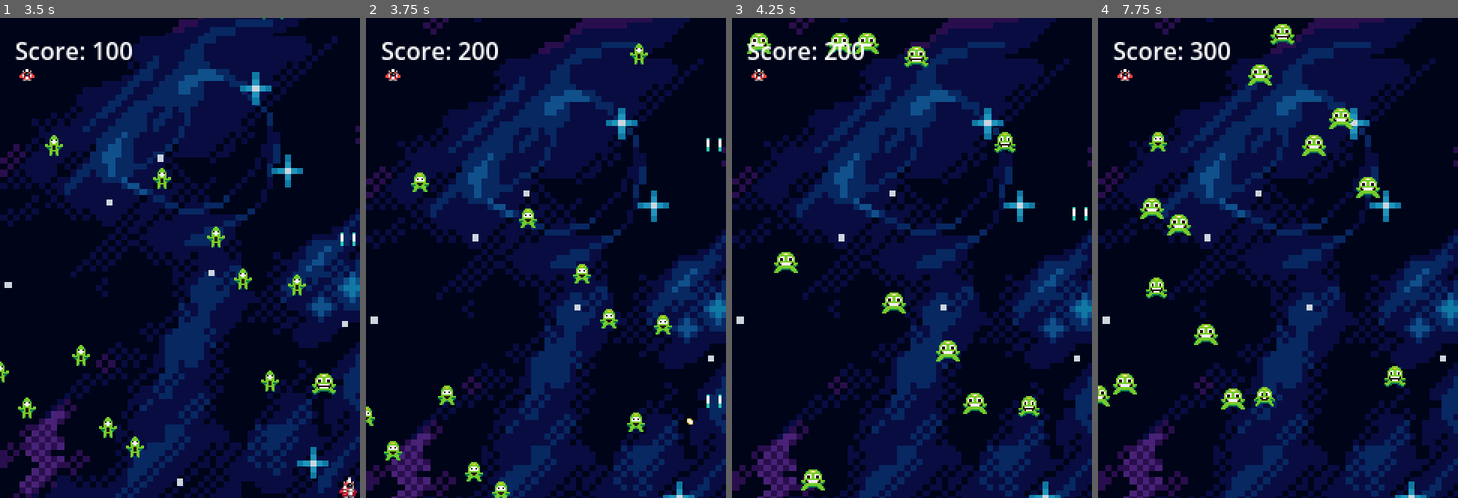
Above: before the commit, frames 1-4 (left to right).
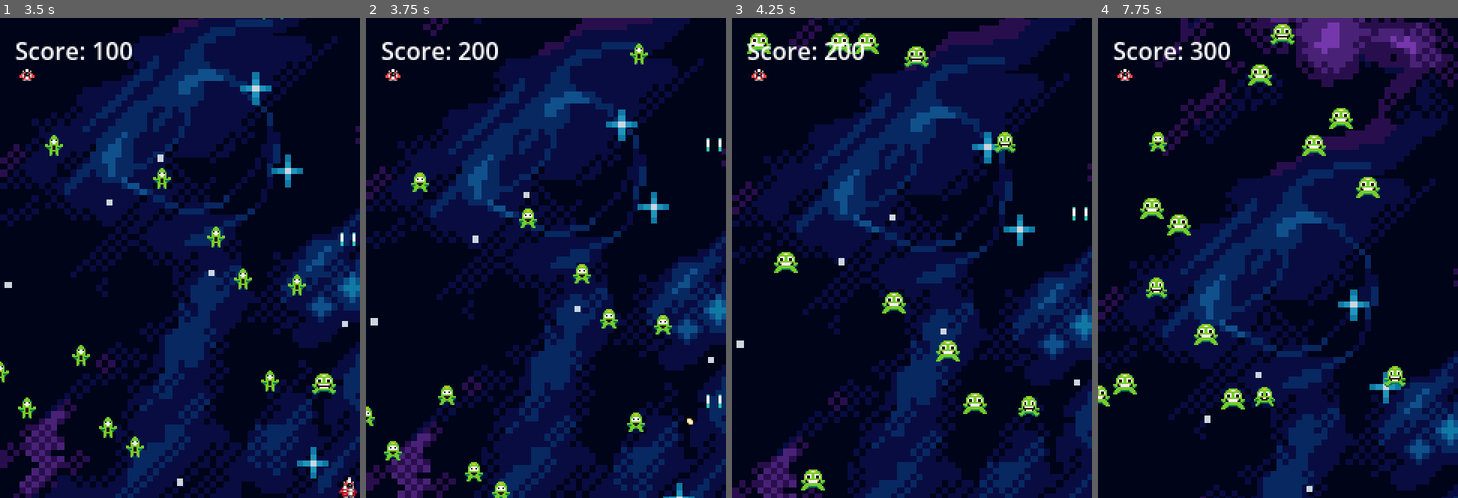
Above: after the commit, the same moments.

Repository: HouZenKai/ShooterCarnival
Game: Godot game, scene res://scenes/ui/main_menu.tscn
Two runs of this game, one before a commit and one after it. Both use one fixed random seed, a clock stepped at 60 frames per second and the inputs below.
Inputs:
- Up to frame 1 (3.5 s): click "Play" at 0.5 s; hold D (move_right) 1.28-2.03 s; tap Space (shoot) at 1.35, 2.1, 2.85 s; hold S (move_down) 2.03-2.78 s; hold D (move_right) from 2.78 s (still down)
- Up to frame 2 (3.75 s): release D (move_right) at 3.53 s; hold W (move_up) from 3.53 s (still down); tap Space (shoot) at 3.6 s
- Up to frame 3 (4.25 s): keep holding W (move_up)
- Up to frame 4 (7.75 s): release W (move_up) at 4.28 s; hold A (move_left) 4.28-5.78 s; tap Space (shoot) every 0.75 s from 4.35 to 7.35 s; hold S (move_down) 5.78-6.53 s; hold D (move_right) 6.53-7.28 s; hold W (move_up) from 7.28 s (still down)

Frame 1 is identical in both runs. In frame 2, 4.9% of the frame differs, in the area x 0-100%, y 0-100%; in frame 3, 34%; in frame 4, 58%.
Error after the commit: Invalid call. Nonexistent function 'transition_to_scene' in base 'Nil'. (res://scenes/stages/stage_01.gd:50)

Commit message:
Implement Game Over Scene with statistics (#149)
* #71 Add player death handling and Game Over scene

Introduce PLAYER_DIED messaging and Game Over flow:
- add MessageType.PLAYER_DIED and a PlayerDeath payload;
- update RedShip to disable collision, stop processing, hide itself and publish a PlayerDeath message on death.

Stage01 now subscribes to PLAYER_DIED, exports a game_over_scene_path, and transitions to the Game Over scene after a short delay when the local player dies. Add a new Game Over scene and script with Retry and Exit actions.

* #71 Add GameStats tracking and show on Game Over

Introduce a new GameStats singleton script to track score and enemies_defeated (subscribes to CombatBus ENEMY_DIED and updates counts, with a reset() method).

Hook GameStats.reset() into stage_01._ready so stats are cleared when a stage starts. Add UI support:
- game_over.gd now formats and displays GameStats properties in a new LabelStats node in the Game Over scene, and the VBox separation was adjusted for layout.

* #71 PlayerDeath payload changed

Refactor MessagePayload.PlayerDeath to carry player_id and final_position instead of a Node reference.
Update red_ship to export player_id and publish the new payload (player_id, position) when dying.
Remove the player-node equality check in stage_01's death handler so the game over flow executes based on the death message (after the existing delay).
This decouples death messages from direct Node references and helps safer messaging/multiplayer scenarios.

* #71 Add Scene Transition Manager as an Autoload

Introduce a SceneTransition CanvasLayer that provides fade_in, fade_out and transition_to_scene helpers using an AnimationPlayer and ColorRect.

Update stage_01.gd to add an exported death_delay and replace the direct get_tree().change_scene_to_file call with SceneTransition.transition_to_scene, and use death_delay for the post-death wait.

* #71 Add get_display_stats and integrate in Game Over

Register GameStats as an autoload and refactor how end-of-game stats are produced and displayed.
- game_stats.gd now exposes get_display_stats() which returns an array of dictionaries ({label, value, format}) for each stat;
- game_over.gd was updated to consume that list instead of reflecting on script properties and to build the formatted label text.

Diff:
--- a/src/components/messages/message_bus.gd
+++ b/src/components/messages/message_bus.gd
@@ -58,6 +58,7 @@
 	ENEMY_DAMAGED = 1, # MessagePayload.EnemyDamage
 	ENEMY_DIED, # MessagePayload.EnemyDeath
 	PLAYER_DAMAGED, # MessagePayload.PlayerDamage
+	PLAYER_DIED, # MessagePayload.PlayerDeath
 }
 
 ## Internal class to hold signals for message types.
--- a/src/components/messages/message_payload.gd
+++ b/src/components/messages/message_payload.gd
@@ -26,3 +26,12 @@
 
 	func _init(theDamage:int) -> void:
 		self.damage = theDamage
+
+class PlayerDeath extends MessagePayload:
+## Payload for when the player dies (MessageType.PLAYER_DIED).
+	var player_id: int
+	var final_position: Vector2
+
+	func _init(thePlayerId: int, position: Vector2 = Vector2.ZERO) -> void:
+		self.player_id = thePlayerId
+		self.final_position = position
--- a/src/entities/ships/red_ship/red_ship.gd
+++ b/src/entities/ships/red_ship/red_ship.gd
@@ -1,10 +1,12 @@
 extends Area2D
 
+@export var player_id: int = 1
 @export var speed: float = 200.0 # Movement setting
 @export var bullet_scene: PackedScene = preload("res://entities/bullets/double_bullet/double_bullet.tscn")
 @export var health: HealthComponent = null
 
 @onready var screen_rect: Vector2 = get_viewport_rect().size
+@onready var collision_shape: CollisionShape2D = $CollisionShape2D
 
 
 var half_size: Vector2 = Vector2.ZERO
@@ -81,5 +83,13 @@
 func _on_health_component_died() -> void:
 	# For now, destroy the player on any hit
 	# print_debug("Player died!")
-	queue_free()
-	can_shoot = false
+
+	# Disable and hide the player
+	collision_shape.set_deferred("disabled", true)
+	set_process(false)
+	set_physics_process(false)
+	hide()
+
+	# Send message "Player Died" to the event bus
+	var death_payload = MessagePayload.PlayerDeath.new(player_id, position)
+	GlobalUtils.CombatBus.publish(GlobalUtils.CombatBus.MessageType.PLAYER_DIED, death_payload)
--- a/src/entities/ships/red_ship/red_ship.tscn
+++ b/src/entities/ships/red_ship/red_ship.tscn
@@ -71,30 +71,30 @@
 [sub_resource type="RectangleShape2D" id="RectangleShape2D_dovo2"]
 size = Vector2(16, 14)
 
-[node name="RedShip" type="Area2D" node_paths=PackedStringArray("health")]
+[node name="RedShip" type="Area2D" unique_id=1166427432 node_paths=PackedStringArray("health")]
 script = ExtResource("1_oa7yu")
 health = NodePath("HealthComponent")
 
-[node name="Ship" type="Sprite2D" parent="."]
+[node name="Ship" type="Sprite2D" parent="." unique_id=1328430078]
 texture = ExtResource("2_dovo2")
 hframes = 3
 frame = 1
 
-[node name="Boosters" type="AnimatedSprite2D" parent="Ship"]
+[node name="Boosters" type="AnimatedSprite2D" parent="Ship" unique_id=1980221638]
 position = Vector2(0, 15)
 sprite_frames = SubResource("SpriteFrames_ugbui")
 animation = &"forward"
 autoplay = "forward"
 frame_progress = 0.07913757
 
-[node name="CollisionShape2D" type="CollisionShape2D" parent="."]
+[node name="CollisionShape2D" type="CollisionShape2D" parent="." unique_id=1355832994]
 shape = SubResource("RectangleShape2D_dovo2")
 
-[node name="HealthComponent" type="Node2D" parent="."]
+[node name="HealthComponent" type="Node2D" parent="." unique_id=45702821]
 script = ExtResource("6_oa7yu")
 metadata/_custom_type_script = "uid://cl1s114edr1v3"
 
-[node name="Shoot" type="AudioStreamPlayer" parent="."]
+[node name="Shoot" type="AudioStreamPlayer" parent="." unique_id=1431412996]
 stream = ExtResource("7_elbwk")
 
 [connection signal="died" from="HealthComponent" to="." method="_on_health_component_died"]
--- a/src/project.godot
+++ b/src/project.godot
@@ -18,6 +18,8 @@
 [autoload]
 
 GlobalUtils="*res://scripts/global_utils.gd"
+GameStats="*uid://xp5am2wln7tc"
+SceneTransition="*uid://c3cwkfxv27yxb"
 
 [display]
 
--- a/src/scenes/stages/stage_01.gd
+++ b/src/scenes/stages/stage_01.gd
@@ -2,8 +2,14 @@
 ## Stage 01: The first gameplay stage.
 ## This script manages stage-specific logic including initial enemy spawning.
 
+## Delay time is seconds from player death to game over scene transition
+@export var death_delay: float = 1.0
+
 ## Maximum number of enemies to spawn at game start
 @export var max_initial_enemies: int = 30
+
+## Path to the game over scene.
+@export_file("*.tscn") var game_over_scene_path: String = "res://scenes/ui/game_over.tscn"
 
 ## Enemy scene to spawn
 var enemy_scene: PackedScene = preload("res://entities/enemies/jumping_enemy/enemy.tscn")
@@ -14,7 +20,9 @@
 
 
 func _ready() -> void:
+	GameStats.reset()
 	GlobalUtils.CombatBus.subscribe(GlobalUtils.CombatBus.MessageType.ENEMY_DIED).connect(_on_enemy_died)
+	GlobalUtils.CombatBus.subscribe(GlobalUtils.CombatBus.MessageType.PLAYER_DIED).connect(_on_player_died)
 	_spawn_initial_enemies_async()
 
 
@@ -33,6 +41,15 @@
 		await get_tree().process_frame
 
 
+## Called when the player dies. Shows the Game Over scene.
+## @param player: The Player node.
+func _on_player_died(payload: MessagePayload.PlayerDeath) -> void:
+	# Waiting some time to get the player realize that is dead...
+	await get_tree().create_timer(death_delay).timeout
+	# Shows game over scene
+	SceneTransition.transition_to_scene(game_over_scene_path)
+
+
 ## Called when an enemy is destroyed. Adds points to the score.
 ## @param points: The point value of the destroyed enemy.
 func _on_enemy_died(enemy: MessagePayload.EnemyDeath) -> void:
--- a/src/scenes/stages/stage_01.tscn
+++ b/src/scenes/stages/stage_01.tscn
@@ -1,17 +1,17 @@
-[gd_scene load_steps=5 format=3 uid="uid://gdcx3lukj4ai"]
+[gd_scene format=3 uid="uid://gdcx3lukj4ai"]
 
 [ext_resource type="PackedScene" uid="uid://cgctke5uvl4rq" path="res://entities/ships/red_ship/red_ship.tscn" id="1_4hkqi"]
 [ext_resource type="Script" uid="uid://6fa41g7ik48f" path="res://scenes/stages/stage_01.gd" id="1_w7grx"]
 [ext_resource type="PackedScene" uid="uid://c7wvb7hflkq4l" path="res://entities/spawners/enemy_spawner.tscn" id="3_th1xh"]
 [ext_resource type="PackedScene" uid="uid://vbsta33oi1ql" path="res://scenes/ui/hud.tscn" id="5_xu00x"]
 
-[node name="Stage01" type="Node2D"]
+[node name="Stage01" type="Node2D" unique_id=1730381086]
 script = ExtResource("1_w7grx")
 
-[node name="Player" parent="." instance=ExtResource("1_4hkqi")]
+[node name="Player" parent="." unique_id=697475886 instance=ExtResource("1_4hkqi")]
 position = Vector2(120, 280)
 
-[node name="EnemySpawner" parent="." instance=ExtResource("3_th1xh")]
+[node name="EnemySpawner" parent="." unique_id=611261203 instance=ExtResource("3_th1xh")]
 spawn_interval_decrement = 0.005
 
-[node name="HUD" parent="." instance=ExtResource("5_xu00x")]
+[node name="HUD" parent="." unique_id=913752611 instance=ExtResource("5_xu00x")]
--- /dev/null
+++ b/src/scenes/ui/game_over.gd
@@ -0,0 +1,36 @@
+extends Control
+
+## Path to the game scene.
+@export_file("*.tscn") var game_scene_path: String = "res://scenes/main.tscn"
+
+@onready var label_stats: Label = $MarginContainer/Panel/MarginContainer/VBoxContainer/LabelStats
+
+
+func _ready() -> void:
+	display_stats()
+
+
+## Reads all GameStats properties and prints them in the UI Label.[br]
+func display_stats():
+	# An array to store every line to show in stats
+	var formatted_lines: Array[String] = []
+	# Getting the list of all the game stats
+	var statistics = GameStats.get_display_stats()
+
+	for stat in statistics:
+		# Formats the line putting the stat name first and then the value on a new line
+		var line := "%s\n%s" % [stat["label"], stat["value"]]
+		formatted_lines.append(line)
+
+	# Joining all lines with a new line
+	label_stats.text = "\n".join(formatted_lines)
+
+
+func _on_button_retry_pressed() -> void:
+	get_tree().change_scene_to_file(game_scene_path)
+
+
+func _on_button_exit_pressed() -> void:
+	if OS.has_feature("web"):
+		return
+	get_tree().quit()
--- /dev/null
+++ b/src/scenes/ui/game_over.tscn
@@ -0,0 +1,89 @@
+[gd_scene format=3 uid="uid://cajjtd2c6lteo"]
+
+[ext_resource type="Script" uid="uid://tkhwv4j7idm0" path="res://scenes/ui/game_over.gd" id="1_60xr3"]
+[ext_resource type="Texture2D" uid="uid://c5mrbgu5glgur" path="res://assets/backgrounds/blue-back.png" id="2_fu4wh"]
+
+[node name="GameOver" type="Control" unique_id=1957905248]
+layout_mode = 3
+anchors_preset = 15
+anchor_right = 1.0
+anchor_bottom = 1.0
+grow_horizontal = 2
+grow_vertical = 2
+script = ExtResource("1_60xr3")
+
+[node name="TextureRect" type="TextureRect" parent="." unique_id=670965306]
+layout_mode = 1
+anchors_preset = 15
+anchor_right = 1.0
+anchor_bottom = 1.0
+grow_horizontal = 2
+grow_vertical = 2
+texture = ExtResource("2_fu4wh")
+expand_mode = 4
+
+[node name="MarginContainer" type="MarginContainer" parent="." unique_id=77599045]
+layout_mode = 1
+anchors_preset = 15
+anchor_right = 1.0
+anchor_bottom = 1.0
+grow_horizontal = 2
+grow_vertical = 2
+theme_override_constants/margin_left = 32
+theme_override_constants/margin_top = 32
+theme_override_constants/margin_right = 32
+theme_override_constants/margin_bottom = 32
+
+[node name="Panel" type="Panel" parent="MarginContainer" unique_id=1643242546]
+self_modulate = Color(0, 0, 0, 1)
+layout_mode = 2
+
+[node name="MarginContainer" type="MarginContainer" parent="MarginContainer/Panel" unique_id=487476825]
+layout_mode = 1
+anchors_preset = 15
+anchor_right = 1.0
+anchor_bottom = 1.0
+grow_horizontal = 2
+grow_vertical = 2
+theme_override_constants/margin_left = 8
+theme_override_constants/margin_top = 8
+theme_override_constants/margin_right = 8
+theme_override_constants/margin_bottom = 8
+
+[node name="VBoxContainer" type="VBoxContainer" parent="MarginContainer/Panel/MarginContainer" unique_id=1218185248]
+layout_mode = 2
+theme_override_constants/separation = 8
+alignment = 1
+
+[node name="LabelGameOver" type="Label" parent="MarginContainer/Panel/MarginContainer/VBoxContainer" unique_id=1739274848]
+layout_mode = 2
+text = "GAME OVER"
+horizontal_alignment = 1
+vertical_alignment = 1
+
+[node name="HSeparator" type="HSeparator" parent="MarginContainer/Panel/MarginContainer/VBoxContainer" unique_id=1946755159]
+layout_mode = 2
+
+[node name="LabelStats" type="Label" parent="MarginContainer/Panel/MarginContainer/VBoxContainer" unique_id=1378709209]
+layout_mode = 2
+theme_override_font_sizes/font_size = 12
+text = "Score
+999999999
+Enemies Defeated
+999999999"
+horizontal_alignment = 1
+vertical_alignment = 1
+
+[node name="HSeparator2" type="HSeparator" parent="MarginContainer/Panel/MarginContainer/VBoxContainer" unique_id=769787173]
+layout_mode = 2
+
+[node name="ButtonRetry" type="Button" parent="MarginContainer/Panel/MarginContainer/VBoxContainer" unique_id=1145004003]
+layout_mode = 2
+text = "Retry"
+
+[node name="ButtonExit" type="Button" parent="MarginContainer/Panel/MarginContainer/VBoxContainer" unique_id=200105543]
+layout_mode = 2
+text = "Exit"
+
+[connection signal="pressed" from="MarginContainer/Panel/MarginContainer/VBoxContainer/ButtonRetry" to="." method="_on_button_retry_pressed"]
+[connection signal="pressed" from="MarginContainer/Panel/MarginContainer/VBoxContainer/ButtonExit" to="." method="_on_button_exit_pressed"]
--- /dev/null
+++ b/src/scenes/ui/scene_transition.gd
@@ -0,0 +1,23 @@
+extends CanvasLayer
+
+@onready var fade_rect: ColorRect = $FadeRect
+@onready var animation_player: AnimationPlayer = $AnimationPlayer
+
+func _ready():
+	fade_rect.modulate.a = 0.0
+	visible = false
+
+func fade_out():
+	animation_player.play("fade_out")
+	await animation_player.animation_finished
+	visible = false
+
+func fade_in():
+	visible = true
+	animation_player.play_backwards("fade_out")
+	await animation_player.animation_finished
+
+func transition_to_scene(scene_path: String) -> void:
+	await fade_in()
+	get_tree().change_scene_to_file(scene_path)
+	fade_out()
--- /dev/null
+++ b/src/scenes/ui/scene_transition.tscn
@@ -0,0 +1,53 @@
+[gd_scene format=3 uid="uid://c3cwkfxv27yxb"]
+
+[ext_resource type="Script" uid="uid://bhu1a18gwmvtk" path="res://scenes/ui/scene_transition.gd" id="1_igxph"]
+
+[sub_resource type="Animation" id="Animation_igxph"]
+length = 0.001
+tracks/0/type = "value"
+tracks/0/imported = false
+tracks/0/enabled = true
+tracks/0/path = NodePath("FadeRect:modulate")
+tracks/0/interp = 1
+tracks/0/loop_wrap = true
+tracks/0/keys = {
+"times": PackedFloat32Array(0),
+"transitions": PackedFloat32Array(1),
+"update": 0,
+"values": [Color(1, 1, 1, 1)]
+}
+
+[sub_resource type="Animation" id="Animation_kq3v3"]
+resource_name = "fade_out"
+tracks/0/type = "value"
+tracks/0/imported = false
+tracks/0/enabled = true
+tracks/0/path = NodePath("FadeRect:modulate")
+tracks/0/interp = 1
+tracks/0/loop_wrap = true
+tracks/0/keys = {
+"times": PackedFloat32Array(0, 1),
+"transitions": PackedFloat32Array(1, 1),
+"update": 0,
+"values": [Color(1, 1, 1, 1), Color(1, 1, 1, 0)]
+}
+
+[sub_resource type="AnimationLibrary" id="AnimationLibrary_8hbrc"]
+_data = {
+&"RESET": SubResource("Animation_igxph"),
+&"fade_out": SubResource("Animation_kq3v3")
+}
+
+[node name="SceneTransition" type="CanvasLayer" unique_id=148817185]
+script = ExtResource("1_igxph")
+
+[node name="FadeRect" type="ColorRect" parent="." unique_id=778559546]
+anchors_preset = 15
+anchor_right = 1.0
+anchor_bottom = 1.0
+grow_horizontal = 2
+grow_vertical = 2
+color = Color(0, 0, 0, 1)
+
+[node name="AnimationPlayer" type="AnimationPlayer" parent="." unique_id=601546475]
+libraries/ = SubResource("AnimationLibrary_8hbrc")
--- /dev/null
+++ b/src/scripts/game_stats.gd
@@ -0,0 +1,31 @@
+extends Node
+
+var score: int = 0
+var enemies_defeated: int = 0
+
+
+func _ready() -> void:
+	# Subscribe to receive enemy died messages
+	GlobalUtils.CombatBus.subscribe(GlobalUtils.CombatBus.MessageType.ENEMY_DIED).connect(_on_enemy_died)
+
+
+## This function is called every time an enemy dies and counts them.[br]
+## @param payload The message payload. Contains the enemy reward.[br]
+func _on_enemy_died(payload: MessagePayload.EnemyDeath) -> void:
+	score += payload.reward
+	enemies_defeated += 1
+
+
+## Resets player stats.[br]
+func reset() -> void:
+	score = 0
+	enemies_defeated = 0
+
+
+## Returns the list of all game stats.[br]
+func get_display_stats() -> Array[Dictionary]:
+	return [
+		{"label": "Score", "value": score, "format": "number"},
+		{"label": "Enemies Defeated", "value": enemies_defeated, "format": "number"},
+		# Easy to add time played, shoots count, accuracy, etc.
+	]
Not shown: 1 places in src/entities/ships/red_ship/red_ship.tscn that only renumber resources
Not shown, added: src/scenes/ui/game_over.gd.uid
Not shown, added: src/scenes/ui/scene_transition.gd.uid
Not shown, added: src/scripts/game_stats.gd.uid
